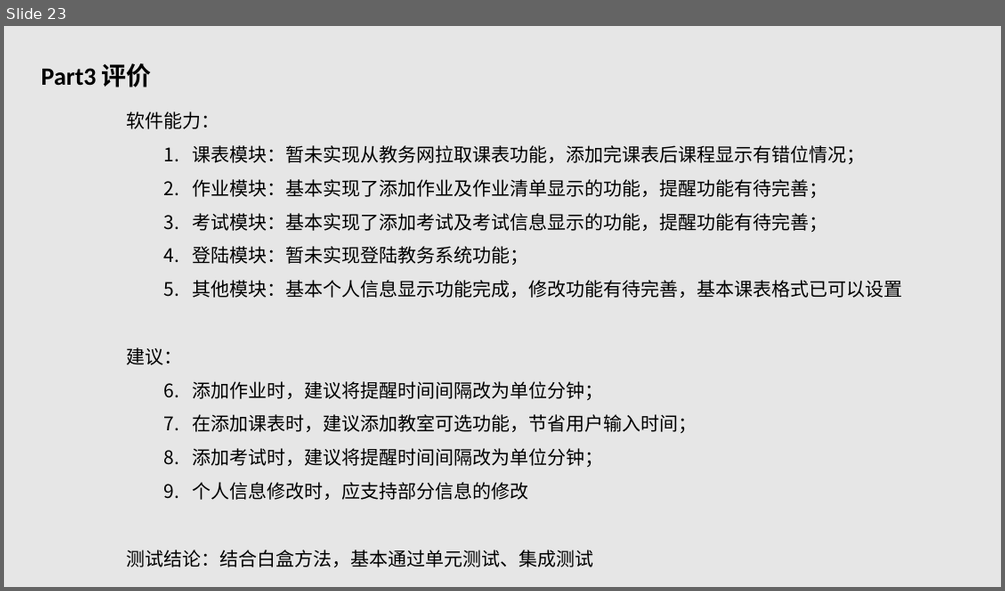
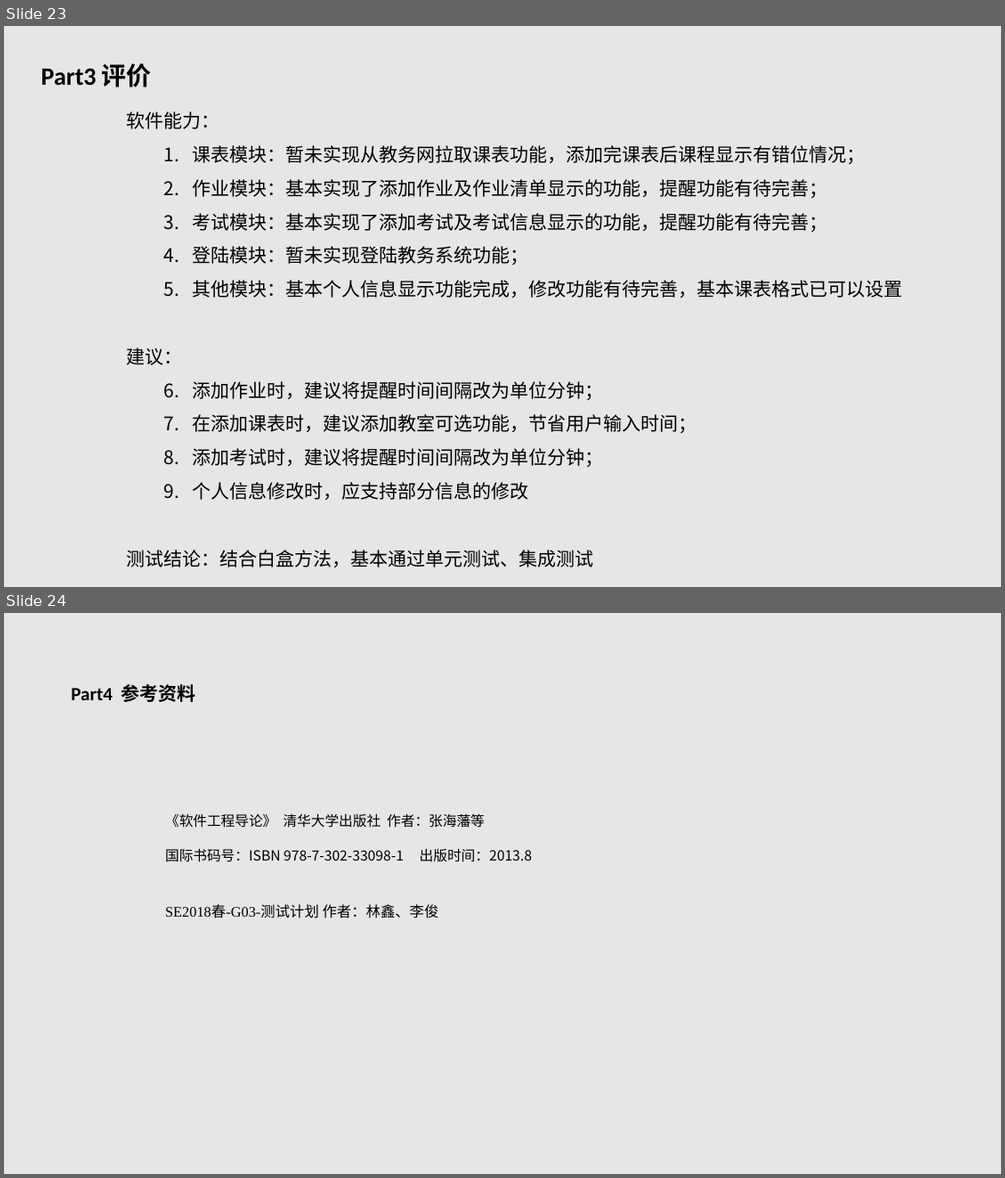
Before and after one commit to G03-LHL/SE2018--G03, a slide deck: 604/SE2018春-G03-测试阶段PPT.pptx. Shown one above the other, each under a label of ours: slide 23 before the commit, slides 23 and 24 after it. The pictures are 1005x591 and 1005x1178 pixels, drawn with LibreOffice and Linux fonts; fonts in the diff are those of the drawing. Boxes give left, top, right and bottom in pixels: in the first picture for what was removed or moved away, otherwise in the second. Text is boxed around its words. In the diff, an @@ line names an element or a change of style, - is before the commit and + after.

```diff
--- a/604/SE2018春-G03-测试阶段PPT.pptx
+++ b/604/SE2018春-G03-测试阶段PPT.pptx
@@ slide 24 added at bbox=[4, 613, 1001, 1174], background #E6E6E6 @@
@@ text added at bbox=[71, 684, 195, 702], 18 pt, text #000000, bold @@
+Part4 参考资料
@@ text added at bbox=[165, 813, 532, 918], 13.5 pt, text #000000 @@
+《软件工程导论》 清华大学出版社 作者：张海藩等
+国际书码号：ISBN 978-7-302-33098-1 出版时间：2013.8
+SE2018春-G03-测试计划 作者：林鑫、李俊
```
Also in this commit, not shown: 9 slides changed.
